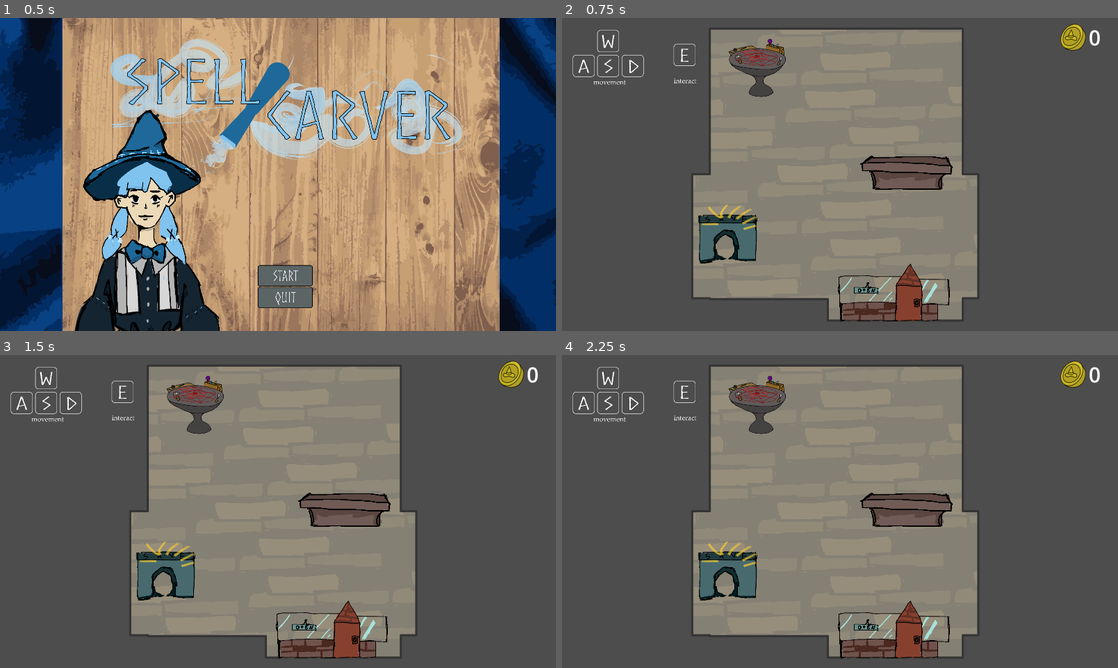
Above: before the commit, frames 1-4 (two rows, left to right).
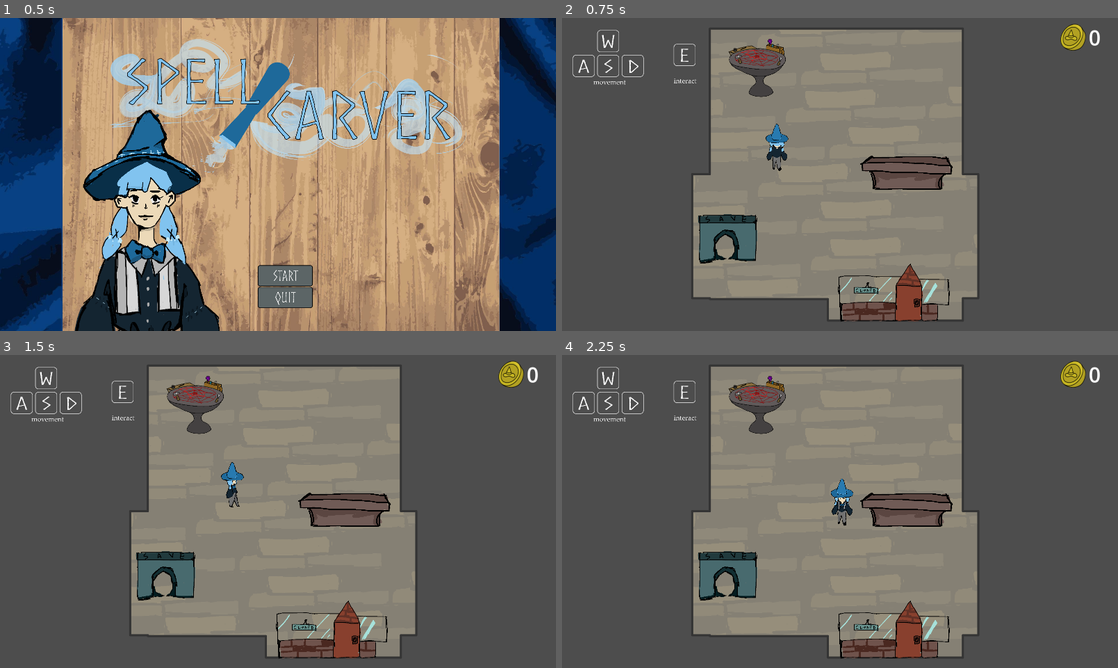
Above: after the commit, the same moments.

Repository: jeepy33/Spellcarver
Game: Godot game, scene res://src/scenes/main.tscn
Two runs of this game, one before a commit and one after it. Both use one fixed random seed, a clock stepped at 60 frames per second and the inputs below.
Inputs (mouse positions are in pixels of both pictures, inside the frame that each line leads up to):
- Up to frame 1 (0.5 s): no input
- Up to frame 2 (0.75 s): click (845, 274) at 0.5 s
- Up to frame 3 (1.5 s): tap Enter at 1.25 s; hold Right (ui_right) from 1.28 s (still down); tap E (select_object) at 1.35 s
- Up to frame 4 (2.25 s): release Right (ui_right) at 2.03 s; hold Down (ui_down) from 2.03 s (still down); tap E (select_object) at 2.1 s

Frame 1 is identical in both runs. In frame 2, 0.6% of the frame differs, in the area x 25-70%, y 33-97%; in frame 3, 0.5%; in frame 4, 0.6%, in the area x 25-70%, y 39-97%.
Error before the commit: Attempt to call function 'hide' in base 'null instance' on a null instance. (res://src/scripts/shop.gd:17)

Commit message:
cash register

Diff:
--- a/src/scripts/shop.gd
+++ b/src/scripts/shop.gd
@@ -14,7 +14,6 @@
 # Called when the node enters the scene tree for the first time.
 func _ready():
 	$rune_table/highlight.hide()
-	$cash_register/highlight.hide()
 	$save_station/highlight.hide()
 	$shop_door/highlight.hide()
 	$NPCPath/NPCPathFollow/npc/CollisionShape2D/highlight.hide()
